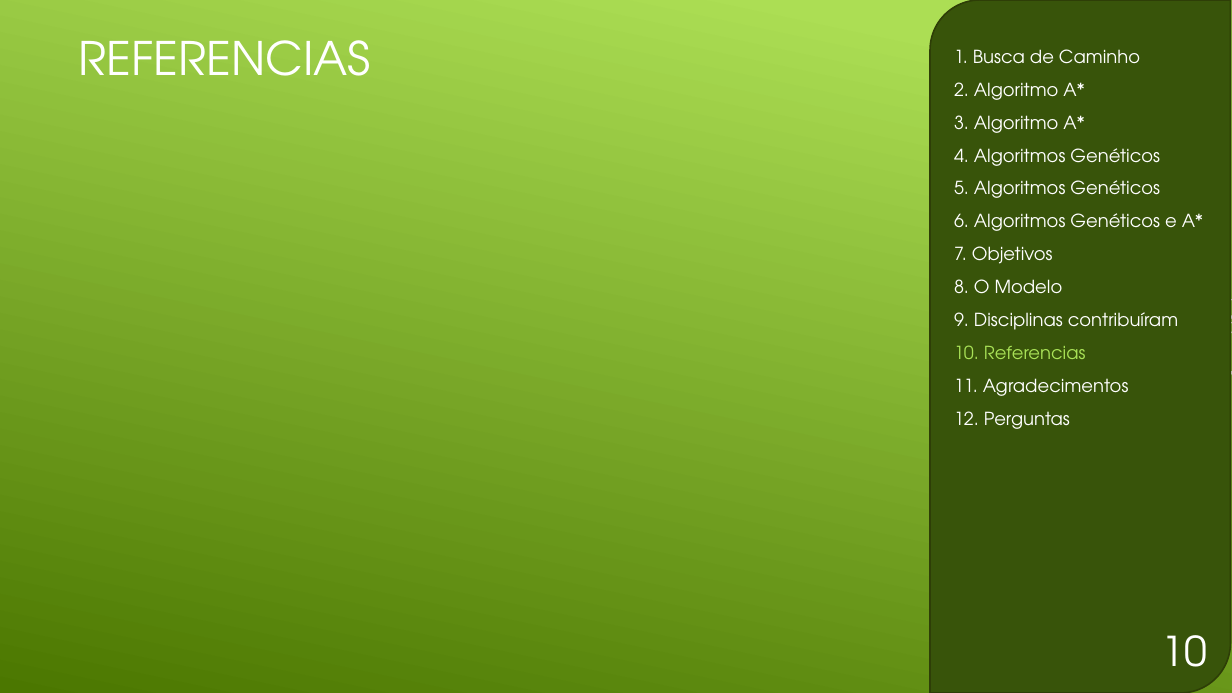
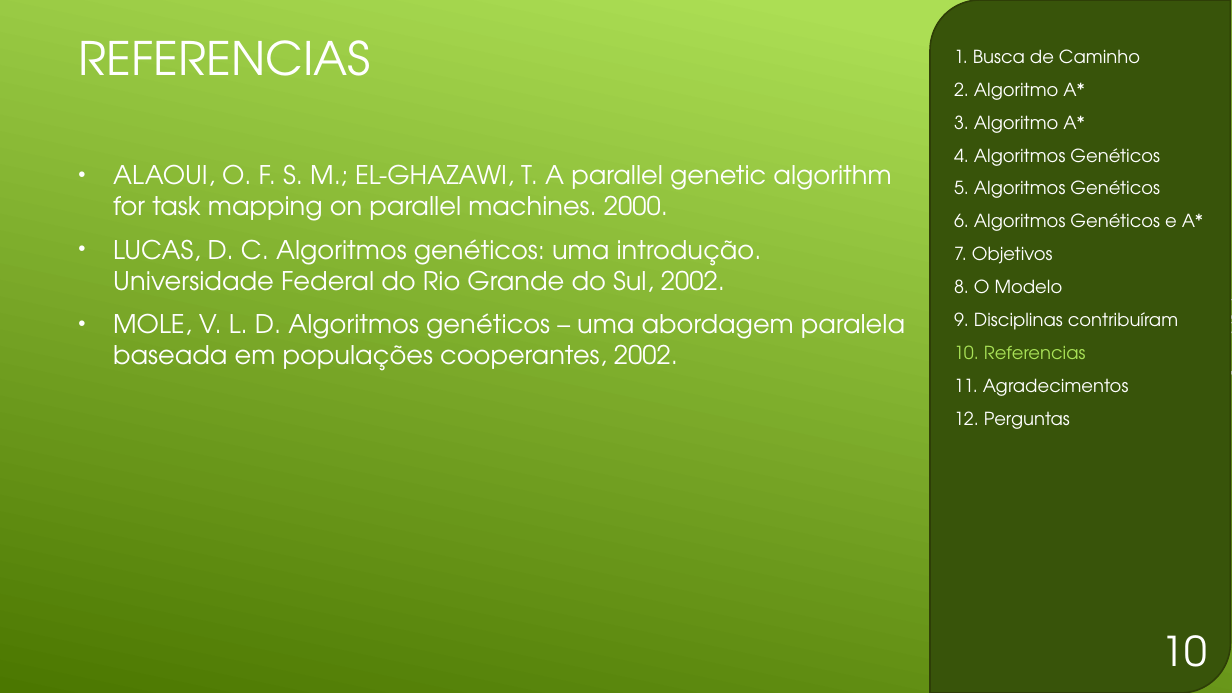
Before and after one commit to GDPLTDA/SenacTCC, a slide deck: slide 11 of Apresentação.pptx. Drawn at 1232x693 pixels with LibreOffice and Linux fonts; fonts in the diff are those of the drawing. Boxes give left, top, right and bottom in pixels: in the first picture for what was removed or moved away, otherwise in the second. Text is boxed around its words. In the diff, an @@ line names an element or a change of style, - is before the commit and + after.

Commit message:
Melhorias na revisao de literatura e correcao nas referencias das imagens

```diff
--- a/Apresentação.pptx
+++ b/Apresentação.pptx
@@ text added at (113,164,905,371), 20 pt, text #FFFFFF @@
+• ALAOUI, O. F. S. M.; EL-GHAZAWI, T. A parallel genetic algorithm for task mapping on parallel machines. 2000.
+• LUCAS, D. C. Algoritmos genéticos: uma introdução. Universidade Federal do Rio Grande do Sul, 2002.
+• MOLE, V. L. D. Algoritmos genéticos – uma abordagem paralela baseada em populações cooperantes, 2002.
```
Also in this commit, not shown: 4 other slides changed, 5 other files.
